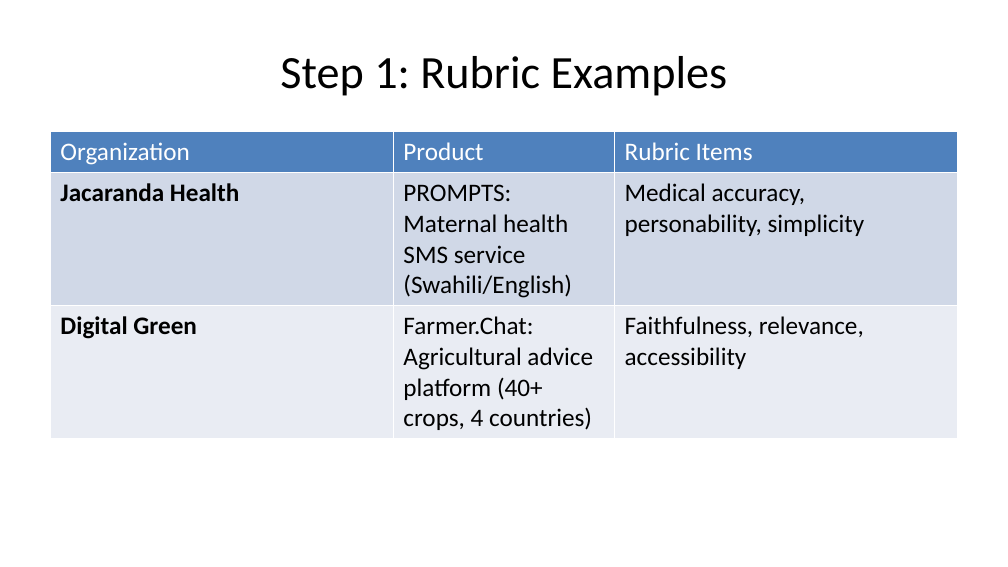
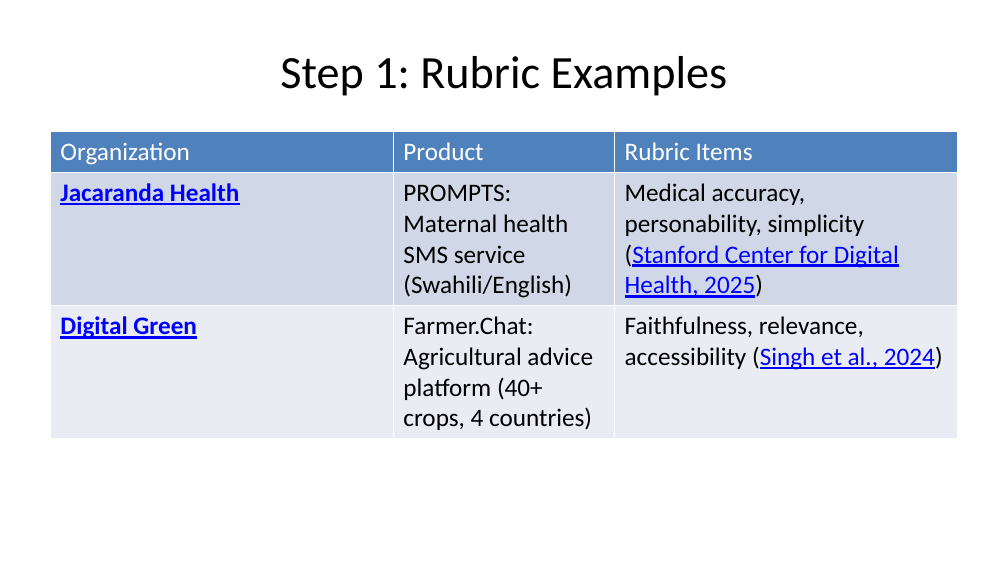
Before and after one commit to littlehifive/taf-ai-eval-pre, a slide deck: slide 27 of presentation/ai_eval_presentation.pptx (slide 25 before the commit). Drawn at 1008x567 pixels with LibreOffice and Linux fonts; fonts in the diff are those of the drawing. Boxes give left, top, right and bottom in pixels: in the first picture for what was removed or moved away, otherwise in the second. Text is boxed around its words. In the diff, an @@ line names an element or a change of style, - is before the commit and + after.

```diff
--- a/presentation/ai_eval_presentation.pptx
+++ b/presentation/ai_eval_presentation.pptx
@@ table at [50, 132, 957, 506] @@
-row 2, column 3: Medical accuracy, personability, simplicity
+row 2, column 3: Medical accuracy, personability, simplicity (Stanford Center for Digital Health, 2025)
-row 3, column 3: Faithfulness, relevance, accessibility
+row 3, column 3: Faithfulness, relevance, accessibility (Singh et al., 2024)
@@ text colour #000000 to #0000FF, underline on in "Jacaranda Health", "Digital Green" @@
```
Also in this commit, not shown: 23 other slides changed, 4 slides added, 1 slide removed, 6 other files.
